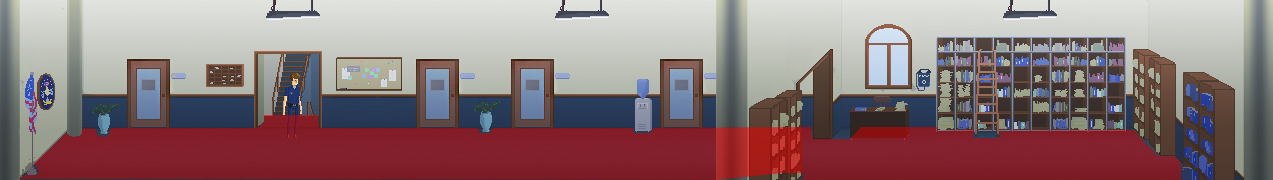
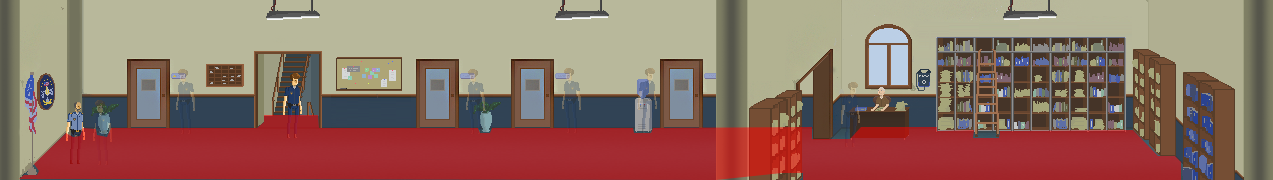
Before/after of a 1273px x 180px layered artwork. What changed in the layer stack:
hid "Layer 4" over [0, 0, 1273, 180]
hid "Layer 3" over [0, 0, 1273, 180]
hid "Layer 2" over [0, 0, 1273, 129]
added group "Doors" with 12 layers above "lieutenant()" over [176, 68, 657, 134]
added group "doorthree()" (29%) with 2 layers in group "Doors" over [638, 68, 657, 133]
added layer "player" (1st of 6, in "Doors" › "doorthree()") in group "doorthree()" over [638, 68, 657, 133]
added group "doortwo()" (29%) with 2 layers in group "Doors" over [562, 68, 581, 133]
added layer "player" (2nd of 6, in "Doors" › "doortwo()") in group "doortwo()" over [562, 68, 581, 133]
added group "doorone()" (29%) with 2 layers in group "Doors" over [466, 69, 485, 134]
added layer "player" (3rd of 6, in "Doors" › "doorone()") in group "doorone()" over [466, 69, 485, 134]
added group "doorlieutenant()" (29%) with 2 layers in group "Doors" over [176, 69, 195, 134]
added layer "player" (4th of 6, in "Doors" › "doorlieutenant()") in group "doorlieutenant()" over [176, 69, 195, 134]
added group "lieutenant()" (29%) with 2 layers above "spiegel()" over [93, 100, 112, 165]
added layer "player" (5th of 6, in "lieutenant()") in group "lieutenant()" over [93, 100, 112, 165]
added group "spiegel()" (29%) with 2 layers above "slot(lieutenant)" over [841, 82, 860, 147]
added layer "player" (6th of 6, in "spiegel()") in group "spiegel()" over [841, 82, 860, 147]
added layer "Lieutenant" above "playerspawn(raymond_police)" over [66, 102, 85, 164]
added group "Archivar" with 2 layers above "flag" over [871, 87, 889, 111]
added group "Leonard Spiegel" with 1 layers in group "Archivar" over [871, 87, 889, 111]
added layer "base" in group "Leonard Spiegel" over [871, 87, 889, 111]
